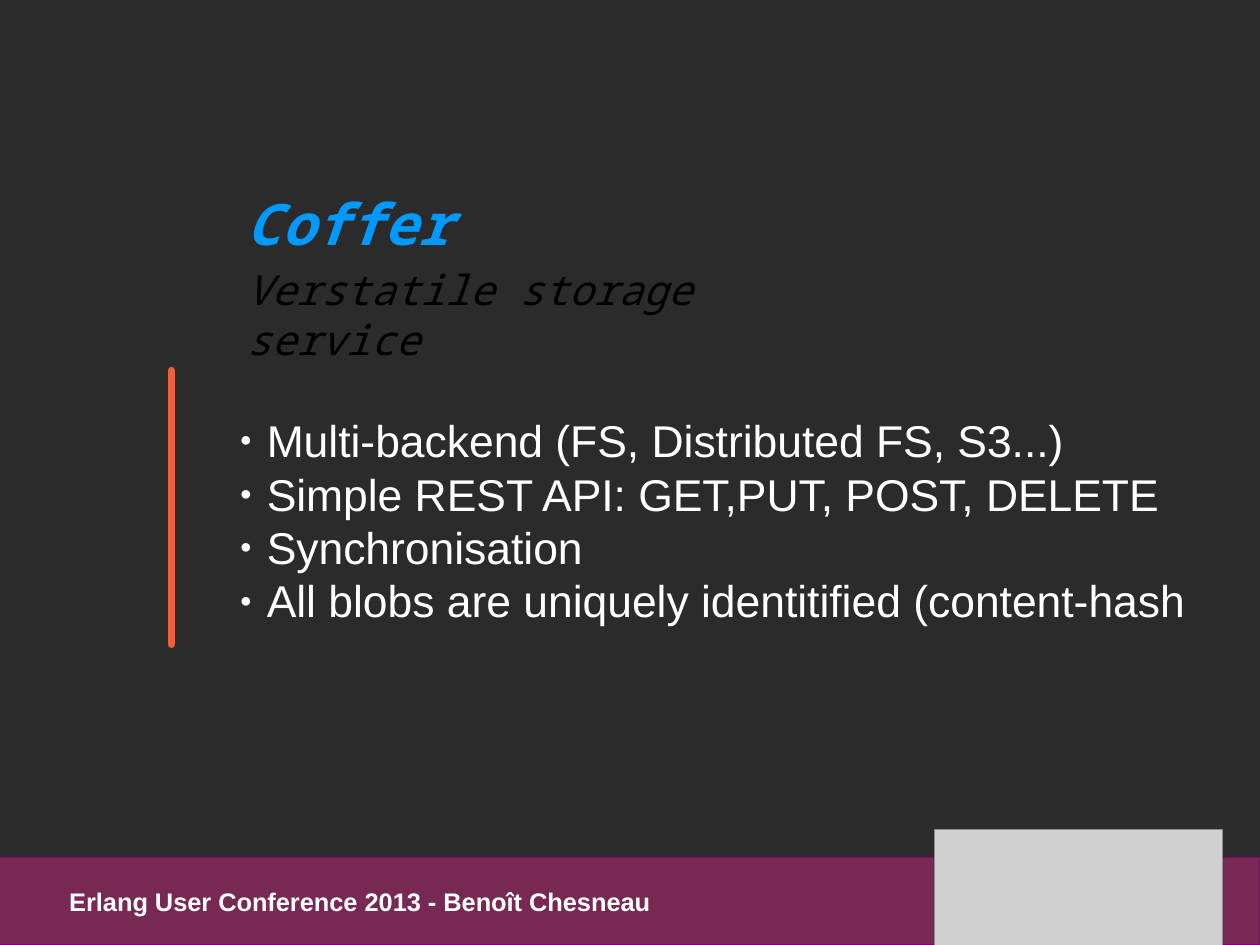
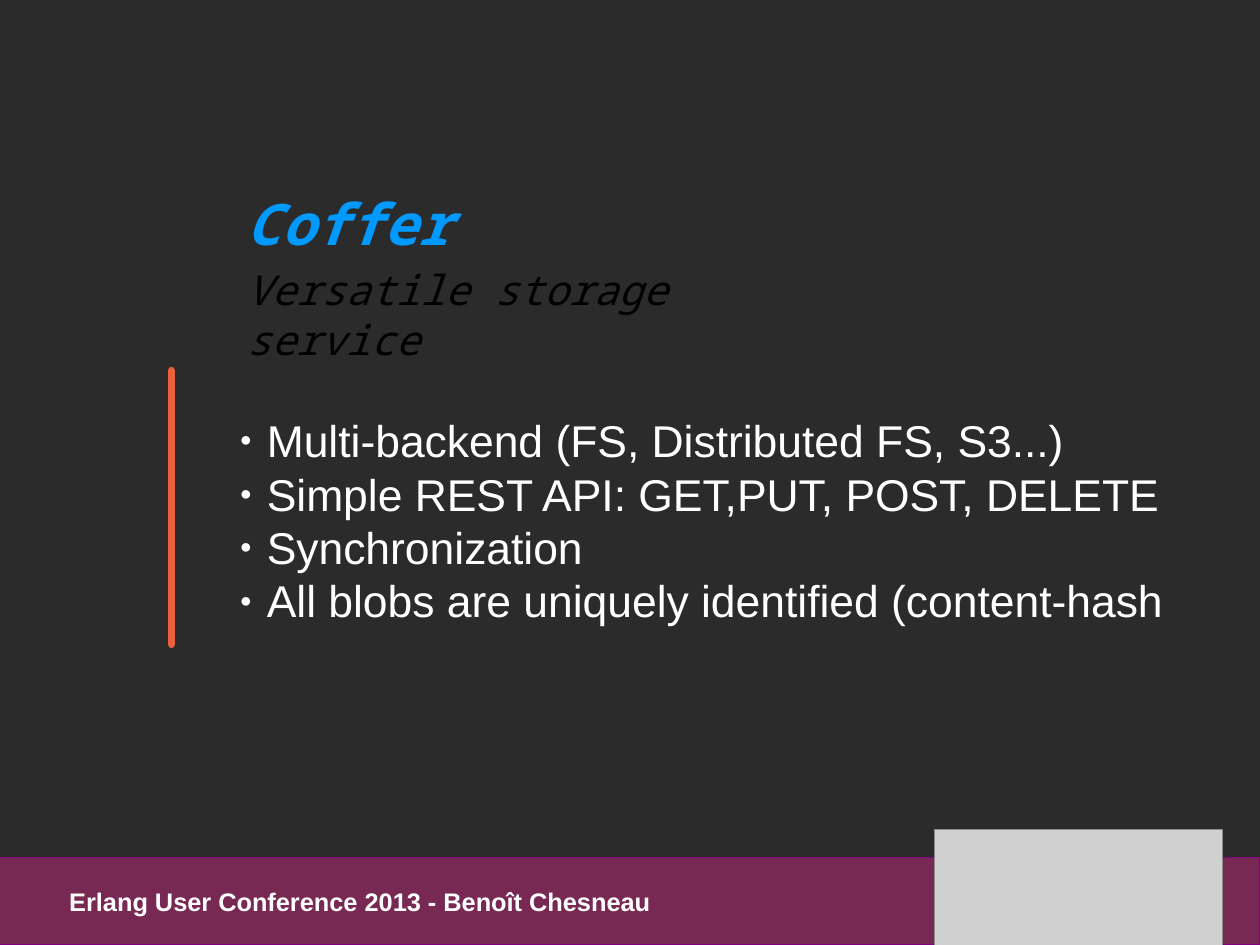
Before and after one commit to refuge/media, a slide deck: slide 7 of slides/pres_refuge_euc2013.odp (slide 6 before the commit). Drawn at 1260x945 pixels with LibreOffice and Linux fonts; fonts in the diff are those of the drawing; grey boxes stand for pictures; background and template pictures are left out; a plain dark background stands for a picture behind light text. Boxes give left, top, right and bottom in pixels: in the first picture for what was removed or moved away, otherwise in the second. Text is boxed around its words. In the diff, an @@ line names an element or a change of style, - is before the commit and + after.

```diff
--- a/slides/pres_refuge_euc2013.odp
+++ b/slides/pres_refuge_euc2013.odp
@@ text at [247,274,667,355]: text changed @@
-Verstatile storage service
+Versatile storage service
@@ text at [267,531,1162,627]: text changed @@
-● Synchronisation
-● All blobs are uniquely identitified (content-hash
+● Synchronization
+● All blobs are uniquely identified (content-hash
```
Also in this commit, not shown: 10 other slides changed, 3 slides added, 2 other files.
